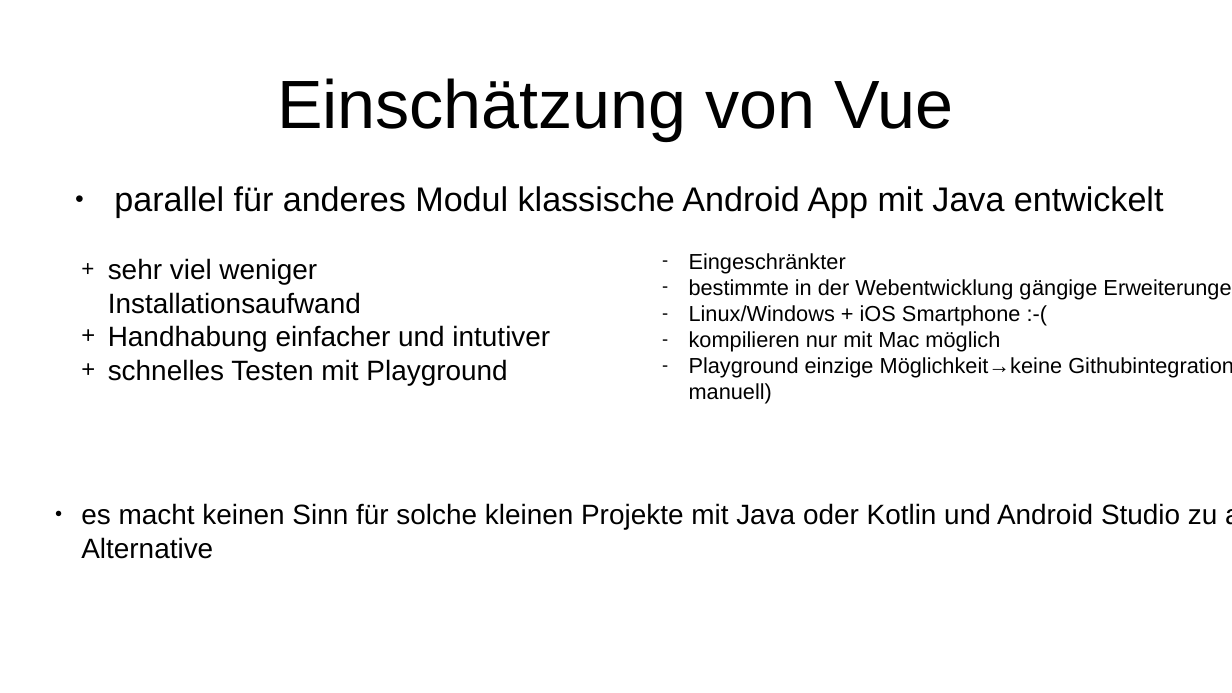
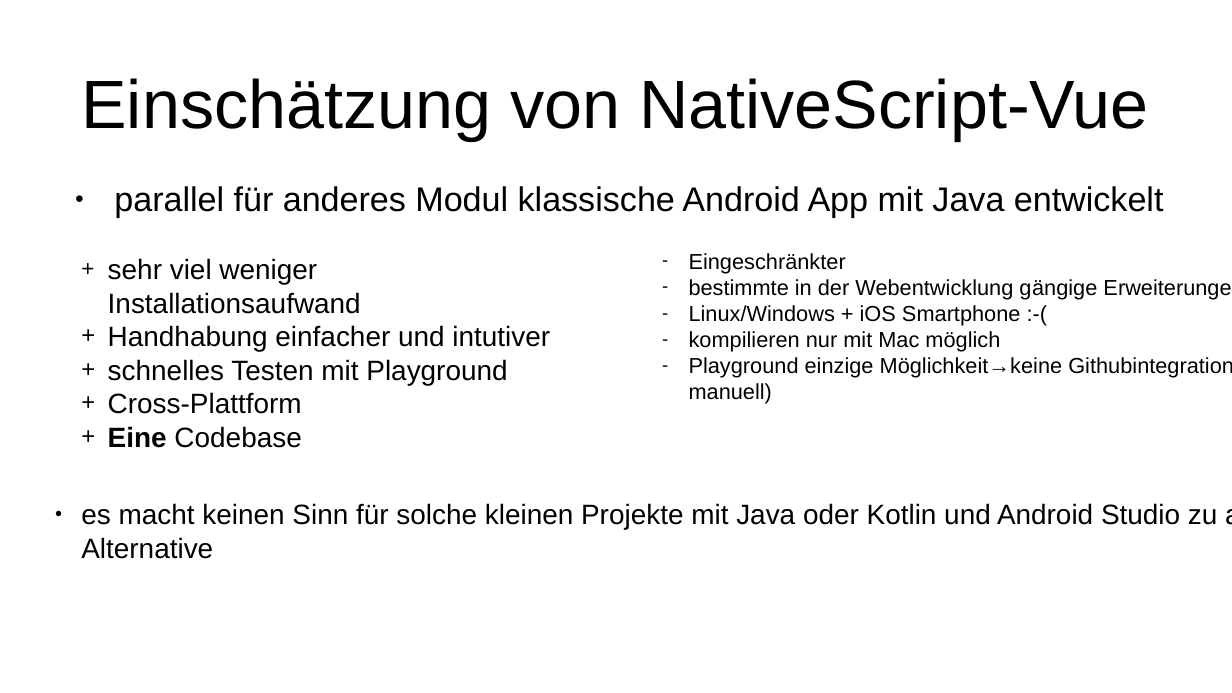
Before and after one commit to pigutsche/dosi_calc, a slide deck: slide 15 of Präsentation/präs.odp. Drawn at 1232x693 pixels with LibreOffice and Linux fonts; fonts in the diff are those of the drawing. Boxes give left, top, right and bottom in pixels: in the first picture for what was removed or moved away, otherwise in the second. Text is boxed around its words. In the diff, an @@ line names an element or a change of style, - is before the commit and + after.

Commit message:
Präsentation finished

```diff
--- a/Präsentation/präs.odp
+++ b/Präsentation/präs.odp
@@ title at box(81, 78, 1149, 141): text changed @@
-Einschätzung von Vue
+Einschätzung von NativeScript-Vue
@@ text at box(108, 392, 302, 448): paragraphs added @@
++ Cross-Plattform
++ Eine Codebase
```
Also in this commit, not shown: 3 other slides changed, 1 slide added.
